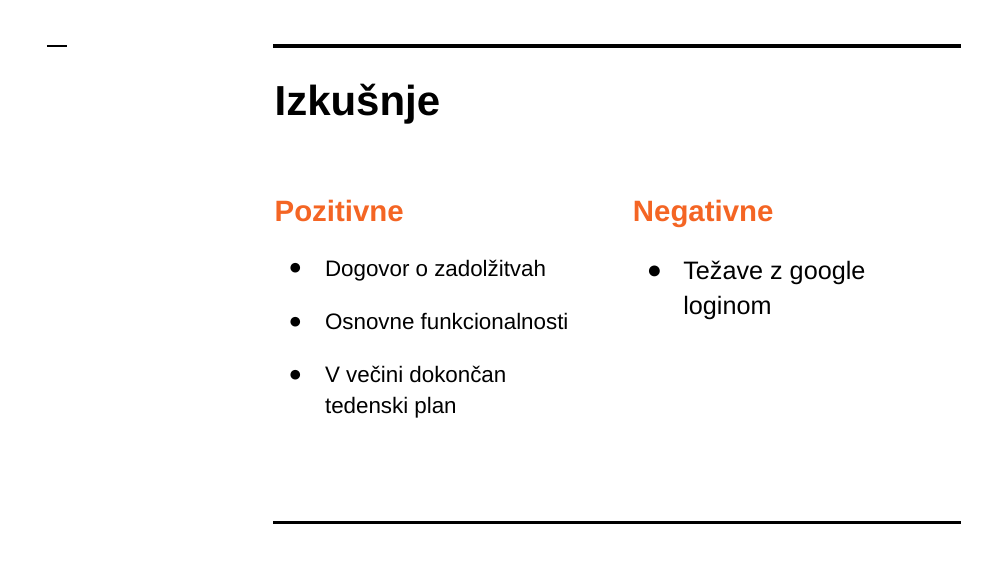
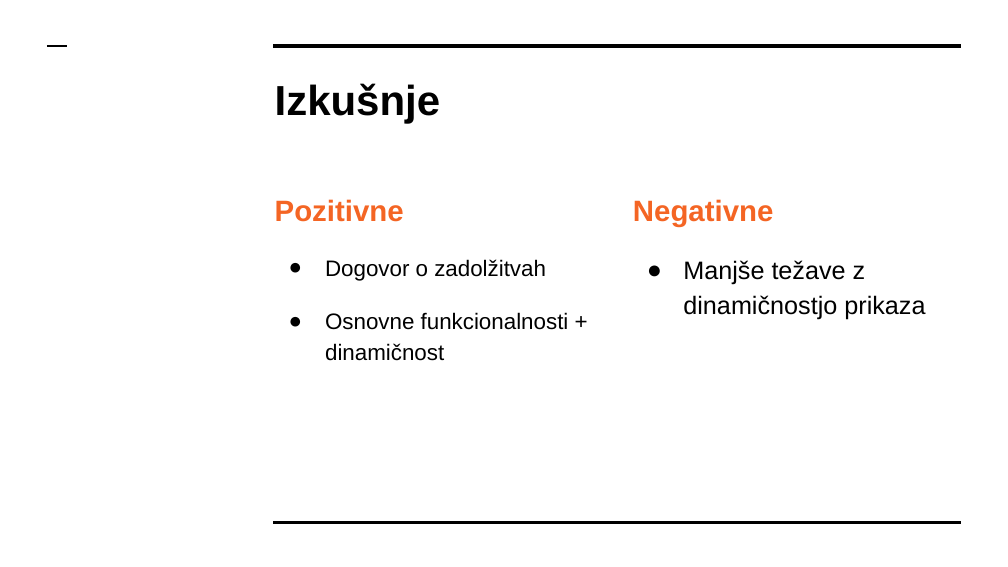
Before and after one commit to MatijaDolzan/Praktikum7, a slide deck: slide 7 of Predstavitve/Praktikum II - Skupina 7 - Teden 3.pptx (slide 6 before the commit). Drawn at 1008x567 pixels with LibreOffice and Linux fonts; fonts in the diff are those of the drawing. Boxes give left, top, right and bottom in pixels: in the first picture for what was removed or moved away, otherwise in the second. Text is boxed around its words. In the diff, an @@ line names an element or a change of style, - is before the commit and + after.

```diff
--- a/Predstavitve/Praktikum II - Skupina 7 - Teden 3.pptx
+++ b/Predstavitve/Praktikum II - Skupina 7 - Teden 3.pptx
@@ text at [683, 260, 925, 319]: text changed @@
-● Težave z google loginom
+● Manjše težave z dinamičnostjo prikaza
@@ text at [325, 312, 569, 361]: text changed @@
-● Osnovne funkcionalnosti
-● V večini dokončan tedenski plan
+● Osnovne funkcionalnosti + dinamičnost
```
Also in this commit, not shown: 4 other slides changed, 1 slide added.
